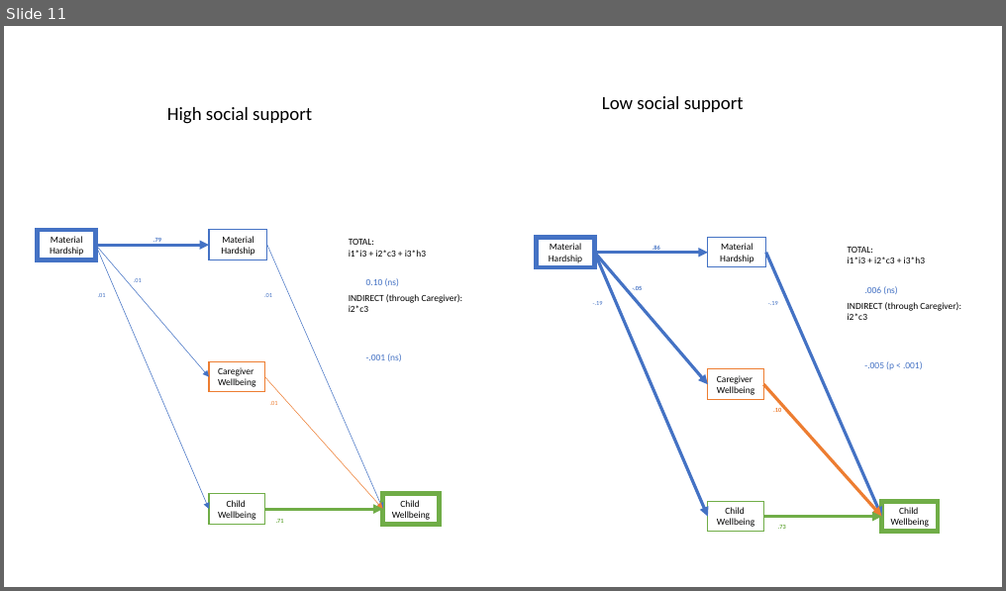
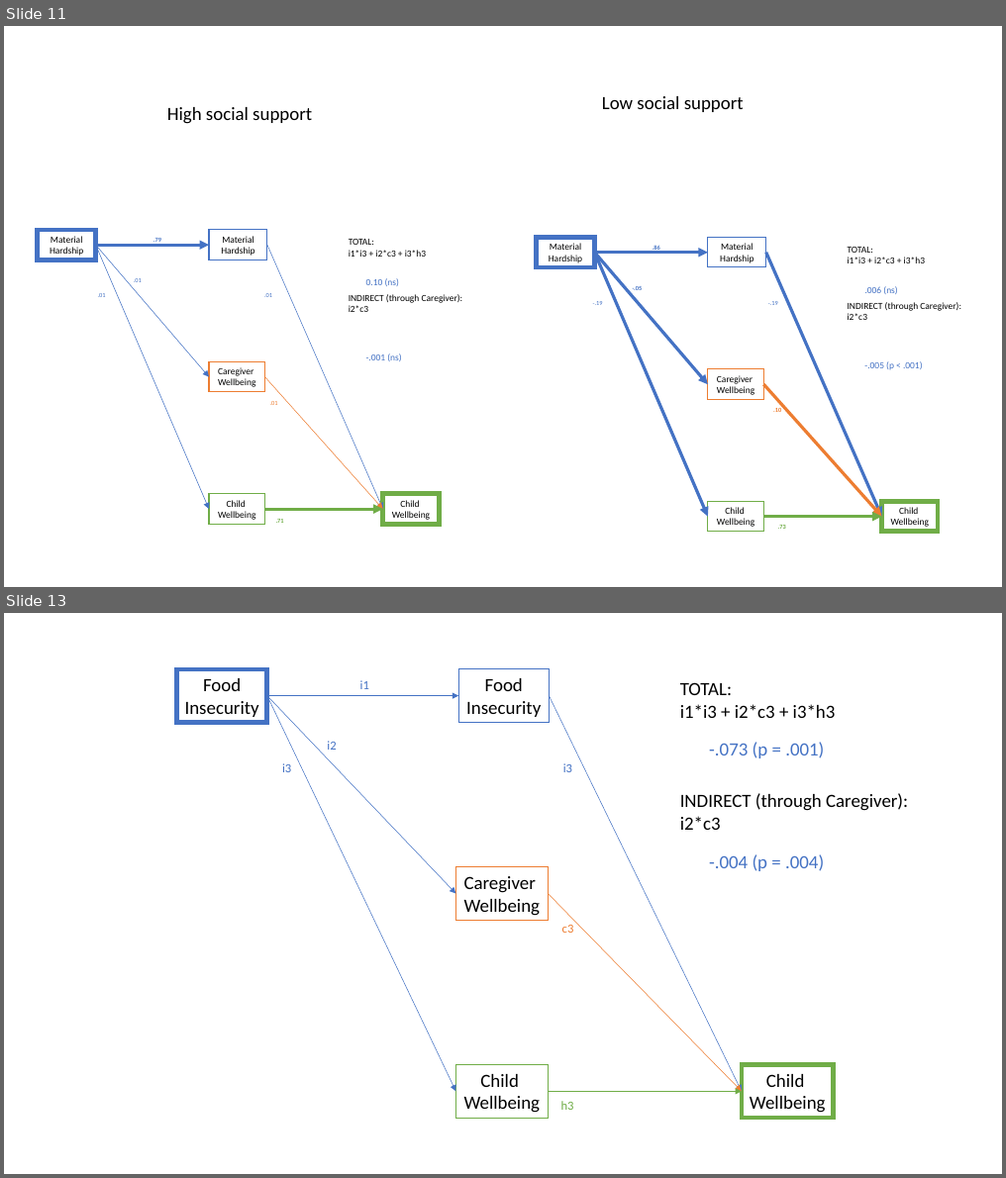
Before and after one commit to sjweston/Rapid-R3-Website, a slide deck: _site/mediation.pptx. Shown one above the other, each under a label of ours: slide 11 before the commit, slides 11 and 13 after it; the slides between them are not shown. The pictures are 1006x591 and 1006x1178 pixels, drawn with LibreOffice and Linux fonts; fonts in the diff are those of the drawing. Boxes give left, top, right and bottom in pixels: in the first picture for what was removed or moved away, otherwise in the second. Text is boxed around its words. In the diff, an @@ line names an element or a change of style, - is before the commit and + after.

```diff
--- a/_site/mediation.pptx
+++ b/_site/mediation.pptx
@@ slide 13 added at box(4, 613, 1002, 1174), background #FFFFFF @@
@@ rectangle added at box(177, 669, 267, 722), fill #FFFFFF, outline #4472C4 4.5 pt, 18 pt, text #000000 @@
+Food
+Insecurity
@@ rectangle added at box(458, 669, 549, 722), fill #FFFFFF, outline #4472C4 1 pt, 18 pt, text #000000 @@
+Food
+Insecurity
@@ arrow added from (267, 696) to (458, 696), #4472C4 0.5 pt @@
@@ arrow added from (267, 696) to (456, 894), #4472C4 0.5 pt @@
@@ arrow added from (267, 696) to (456, 1091), #4472C4 0.5 pt @@
@@ text added at box(360, 680, 369, 689), 12 pt, text #4472C4 @@
+i1
@@ arrow added from (549, 696) to (742, 1091), #4472C4 0.5 pt @@
@@ text added at box(680, 682, 908, 830), 18 pt, text #000000 @@
+TOTAL:
+i1*i3 + i2*c3 + i3*h3
+INDIRECT (through Caregiver):
+i2*c3
@@ text added at box(327, 741, 336, 750), 12 pt, text #4472C4 @@
+i2
@@ text added at box(709, 742, 824, 759), 18 pt, text #4472C4 @@
+-.073 (p = .001)
@@ text added at box(282, 763, 291, 772), 12 pt, text #4472C4 @@
+i3
@@ text added at box(563, 763, 572, 772), 12 pt, text #4472C4 @@
+i3
@@ rectangle added at box(456, 867, 548, 921), fill #FFFFFF, outline #ED7D31 1 pt, 18 pt, text #000000 @@
+Caregiver
+Wellbeing
@@ text added at box(709, 855, 824, 871), 18 pt, text #4472C4 @@
+-.004 (p = .004)
@@ arrow added from (548, 894) to (742, 1091), #ED7D31 0.5 pt @@
@@ text added at box(562, 925, 574, 933), 12 pt, text #ED7D31 @@
+c3
@@ rectangle added at box(456, 1065, 548, 1118), fill #FFFFFF, outline #70AD47 1 pt, 18 pt, text #000000 @@
+Child
+Wellbeing
@@ rectangle added at box(742, 1065, 834, 1118), fill #FFFFFF, outline #70AD47 4.5 pt, 18 pt, text #000000 @@
+Child
+Wellbeing
@@ arrow added from (548, 1091) to (742, 1091), #70AD47 0.5 pt @@
@@ text added at box(561, 1101, 574, 1110), 12 pt, text #70AD47 @@
+h3
```
Also in this commit, not shown: 1 other slide added, 12 other files.
